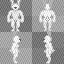
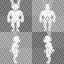
Revision of a layered (64, 64) image; what changed, layer by layer:
hid group "headtop_inner" (7 layers) over <box>11,1,49,41</box>
renamed "torso_mark" to "smooth", hid the group it (2 layers), moved it above "overlay" over <box>11,10,52,49</box>
renamed "smooth" to "smooth-torso-front", painted on it over <box>11,10,52,49</box>
painted on "basic #1" over <box>14,7,45,41</box>
